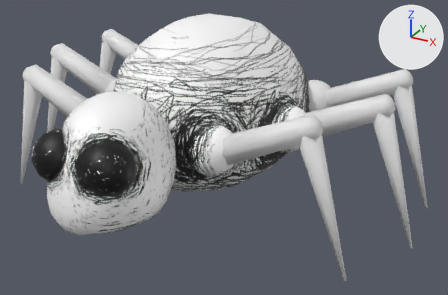
What one commit did to the COLLADA model Project1/Models/insect.dae.
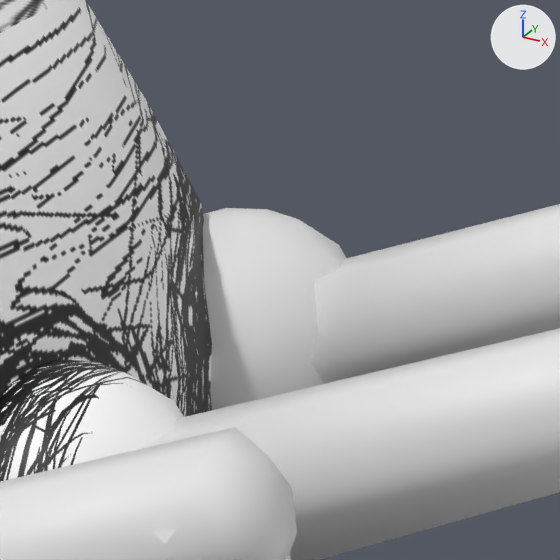
The first picture shows the older version from a 50 mm camera at (2.59, -4.25, 1.9) aimed at (0.33, -0.13, -0.16). The close-ups show both versions on the part from 62% to 81% of the width and 16% to 46% of the height of that picture; other places that the commit changed are outside them. The axes (+X, +Y, +Z) are drawn at upper right. The lights are the same throughout. Where no turn or scale is listed for an object, it has been applied to the vertices.

Objects in the first close-up: 'Body', 'shoulder-2-l', 'shoulder-3-l', 'uprleg-1-l', 'uprleg-2-l', 'uprleg-3-l'.
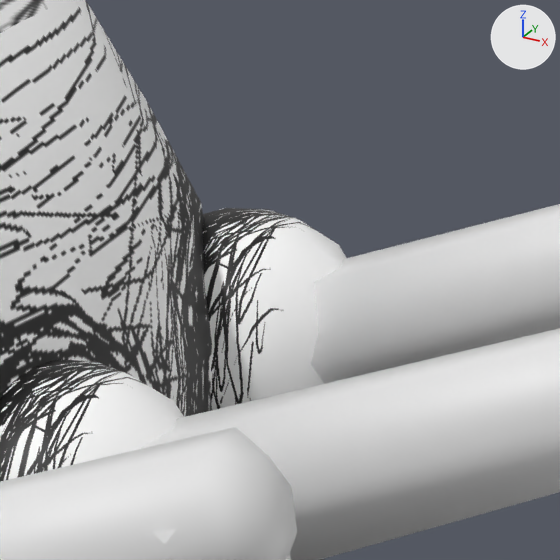
The change, as JSON lines over the scene's bpy script:
```json
{"block": "me_shoulder_3_l", "where": "me_shoulder_3_l.from_pydata(...)  # 58 vertices, 112 faces; spans x -0.2..0.2, y -0.2..0.2, z -0.2..0.2"}
{"op": "add", "block": "me_shoulder_3_l", "code": "me_shoulder_3_l.materials.append(mat_shoulder)  # picture img_shoulder_tex_png"}
{"block": "me_shoulder_3_r", "where": "me_shoulder_3_r.from_pydata(...)  # 58 vertices, 112 faces; spans x -0.2..0.2, y -0.2..0.2, z -0.2..0.2"}
{"block": "me_shoulder_3_r", "where": "# used by ob_shoulder_3_r; location = (-0.76, 0.761, 0.035)"}
{"block": "me_shoulder_3_r", "change": "me_shoulder_3_r part 1: texture (UV) coordinates of 112 of 112 faces, centred in x -0.175..0.175, y -0.175..0.175, z -0.19..0.19, changed; they spanned u 0.0..1.0, v 0.0..1.0 and now span u 0.0..1.0, v 0.0..1.0"}
{"op": "add", "block": "me_shoulder_3_r", "code": "me_shoulder_3_r.materials.append(mat_shoulder)  # picture img_shoulder_tex_png"}
{"op": "set", "path": "ob_shoulder_3_l.location", "old": "(0.76, 0.761, 0.035)", "new": "(-0.76, 0.761, 0.035)"}
{"op": "set", "path": "ob_shoulder_3_r.location", "old": "(-0.76, 0.761, 0.035)", "new": "(0.76, 0.761, 0.035)"}
```

Boxes (x1, y1, x2, y2) around the edits, measured in the close-ups (560 x 560 px):
```json
{"object": "shoulder-3-r", "change": "recoloured, surface changed, moved", "after": [203, 208, 346, 410], "on screen": "not visible before"}
{"object": "shoulder-3-l", "change": "recoloured, moved", "before": [203, 208, 346, 410], "on screen": "not visible afterwards"}
```
